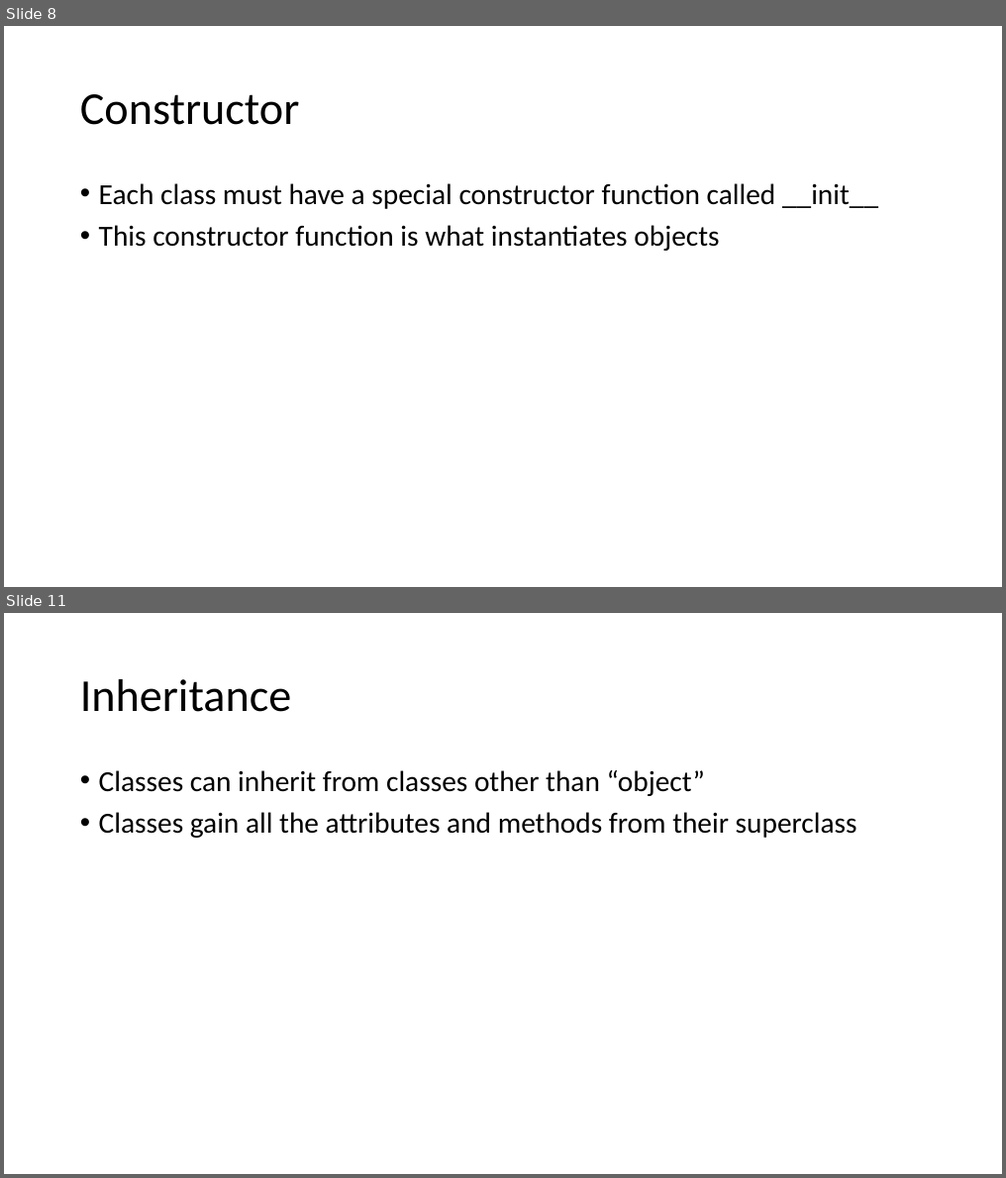
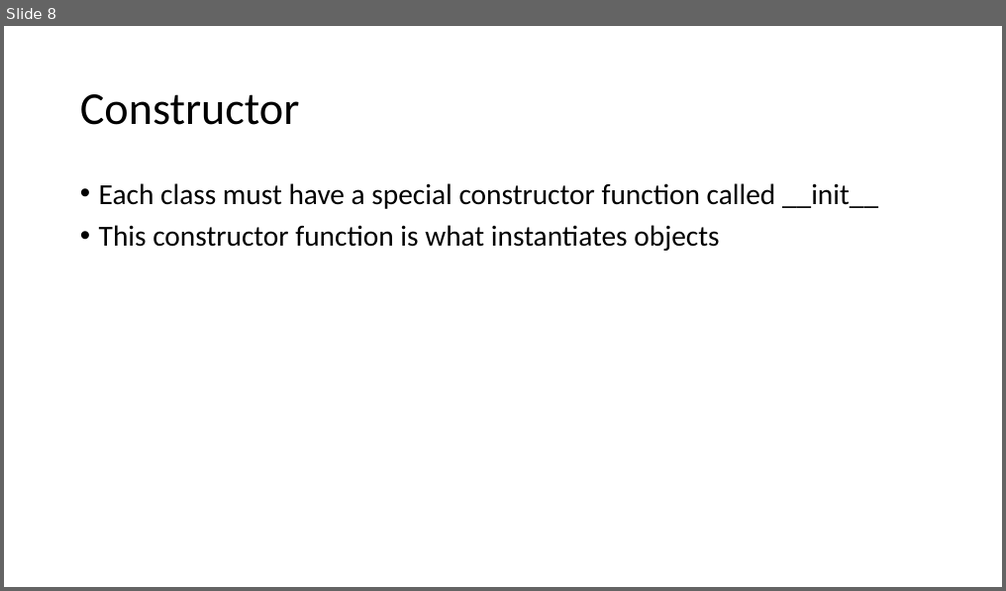
Before and after one commit to johink/PythonDS, a slide deck: Week4/Week4 Class2.pptx. Shown one above the other, each under a label of ours: slides 8 and 11 before the commit, slide 8 after it; the slides between them are not shown. The pictures are 1006x1178 and 1006x591 pixels, drawn with LibreOffice and Linux fonts; fonts in the diff are those of the drawing. Boxes give left, top, right and bottom in pixels: in the first picture for what was removed or moved away, otherwise in the second. Text is boxed around its words. In the diff, an @@ line names an element or a change of style, - is before the commit and + after.

```diff
--- a/Week4/Week4 Class2.pptx
+++ b/Week4/Week4 Class2.pptx
@@ slide 11 removed at box(4, 613, 1002, 1174), background #FFFFFF @@
@@ title removed at box(80, 679, 291, 712) @@
-Inheritance
@@ text removed at box(99, 770, 857, 838) @@
-• Classes can inherit from classes other than “object”
-• Classes gain all the attributes and methods from their superclass
```
Also in this commit, not shown: 1 slide changed, 2 other slides removed, 1 other file.
